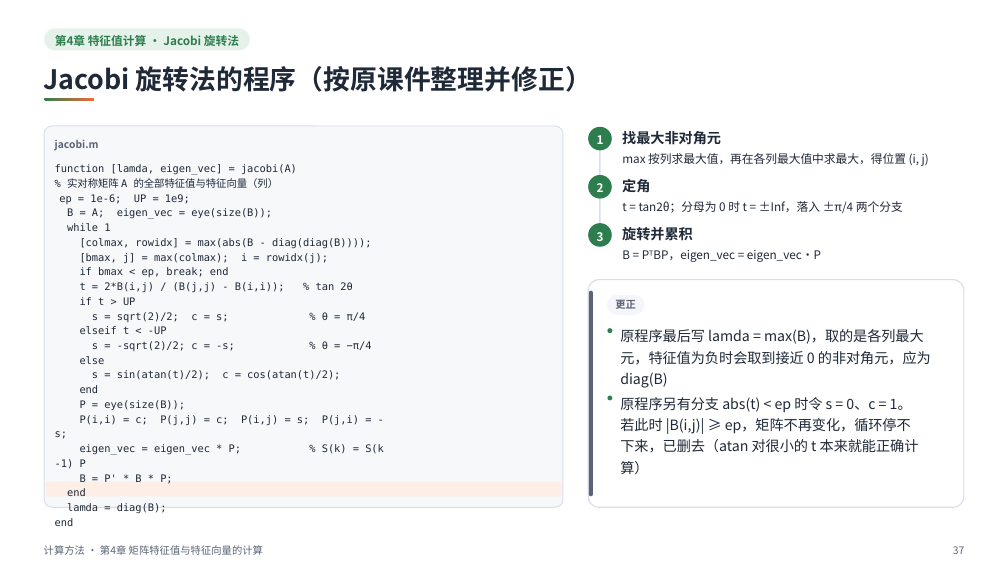
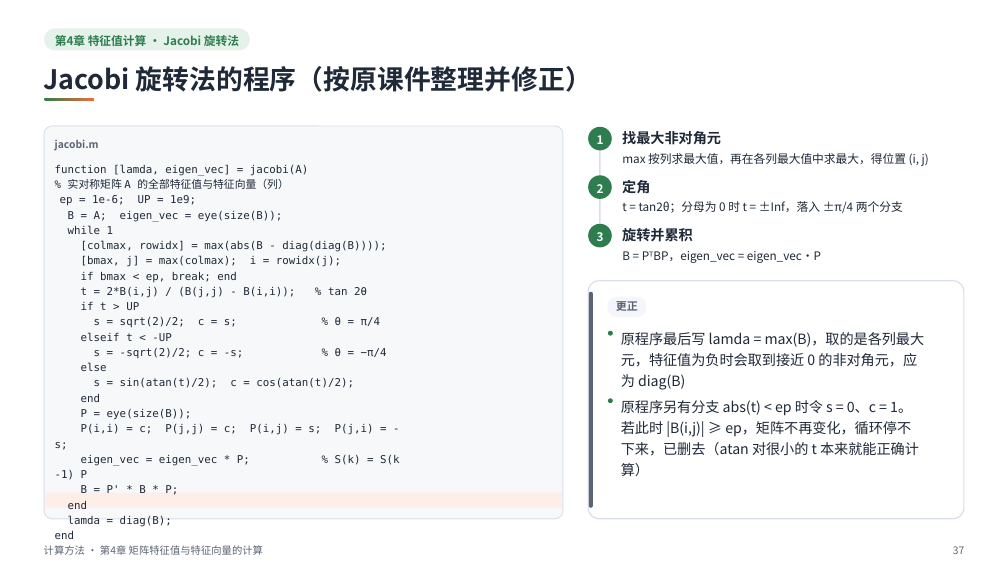
Before and after one commit to sweetcornna/JLU-remake, a slide deck: slide 37 of 大二下/计算方法（by陈广广）/重制版PPT/第4章 矩阵特征值与特征向量的计算（重制版）.pptx. Drawn at 1008x567 pixels with LibreOffice and Linux fonts; fonts in the diff are those of the drawing. Boxes give left, top, right and bottom in pixels: in the first picture for what was removed or moved away, otherwise in the second. Text is boxed around its words. In the diff, an @@ line names an element or a change of style, - is before the commit and + after.

```diff
--- a/大二下/计算方法（by陈广广）/重制版PPT/第4章 矩阵特征值与特征向量的计算（重制版）.pptx
+++ b/大二下/计算方法（by陈广广）/重制版PPT/第4章 矩阵特征值与特征向量的计算（重制版）.pptx
@@ rounded rectangle resized from (x1=44, y1=126, x2=563, y2=507) to (x1=44, y1=126, x2=563, y2=520) @@
@@ rounded rectangle at (x1=44, y1=126, x2=563, y2=520): proportions changed @@
@@ text "function [lamda, eigen_vec] = jacobi(A) ..." at (x1=55, y1=164, x2=400, y2=509): size 9.9 to 10.3 pt; line spacing 14pt to 14.6pt @@
@@ rounded rectangle at (x1=588, y1=281, x2=964, y2=519): proportions changed @@
@@ rounded rectangle resized from (x1=588, y1=280, x2=964, y2=507) to (x1=588, y1=281, x2=964, y2=519) @@
@@ rounded rectangle resized from (x1=589, y1=290, x2=593, y2=496) to (x1=589, y1=292, x2=593, y2=508) @@
@@ text "更正" at (x1=616, y1=301, x2=638, y2=311): size 9.8 to 10.5 pt @@
@@ text at (x1=621, y1=332, x2=925, y2=390): spaces changed @@
-原程序最后写 lamda = max(B)，取的是各列最大
-元，特征值为负时会取到接近 0 的非对角元，应为
-diag(B)
+原程序最后写 lamda = max(B)，取的是各列最大
+元，特征值为负时会取到接近 0 的非对角元，应
+为 diag(B)
@@ ellipse moved from (x1=608, y1=395, x2=613, y2=400) to (x1=608, y1=399, x2=613, y2=403) @@
@@ rectangle moved from (x1=45, y1=482, x2=561, y2=496) to (x1=45, y1=493, x2=561, y2=508) @@
```
Also in this commit, not shown: 36 other slides changed, 21 other files.
